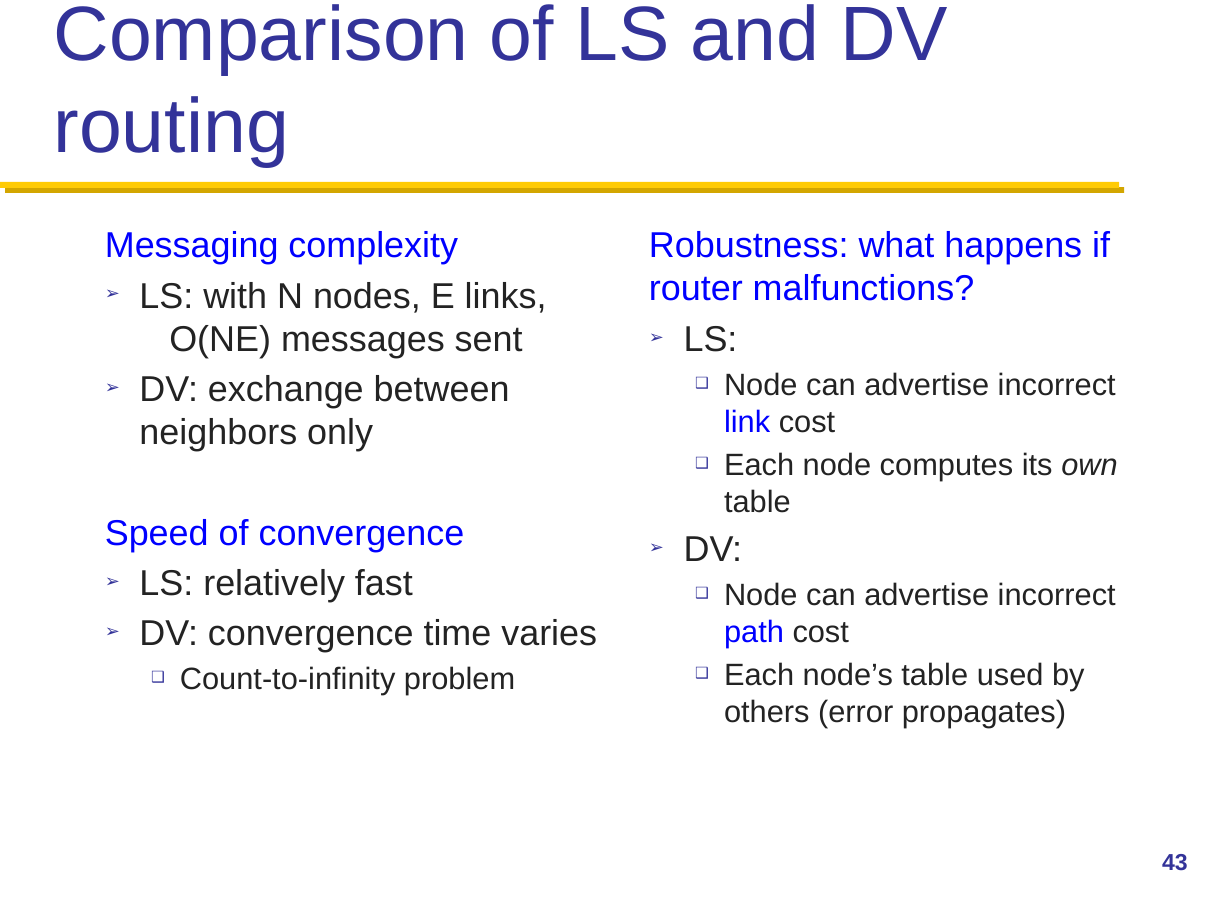
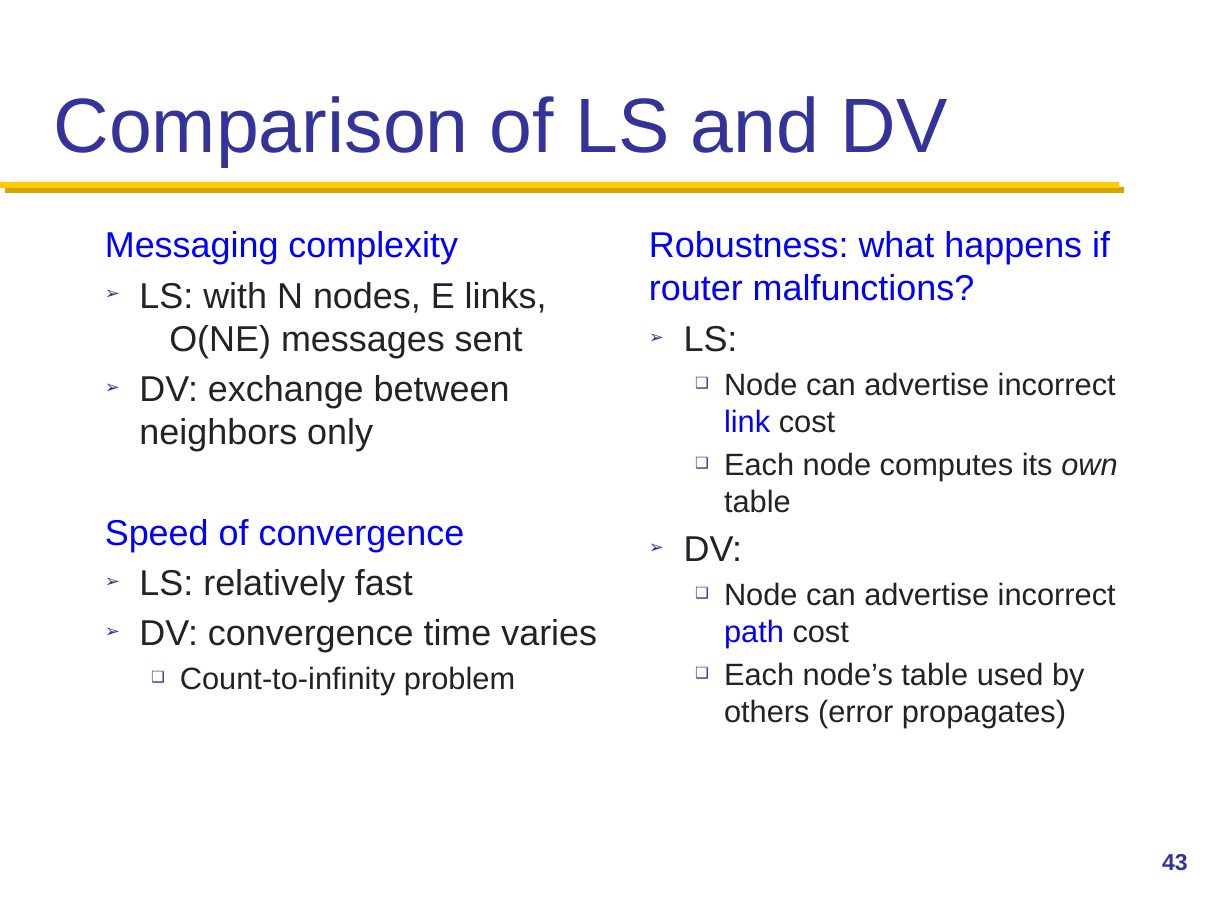
Before and after one commit to henryhxu/CSCI4430-ESTR4120, a slide deck: slide 43 of lec/lec13.pptx. Drawn at 1232x924 pixels with LibreOffice and Linux fonts; fonts in the diff are those of the drawing; background and template pictures are left out. Boxes give left, top, right and bottom in pixels: in the first picture for what was removed or moved away, otherwise in the second. Text is boxed around its words. In the diff, an @@ line names an element or a change of style, - is before the commit and + after.

```diff
--- a/lec/lec13.pptx
+++ b/lec/lec13.pptx
@@ title at bbox=[53, 96, 948, 167]: text changed @@
-Comparison of LS and DV routing
+Comparison of LS and DV
```
Also in this commit, not shown: 4 other slides changed.
